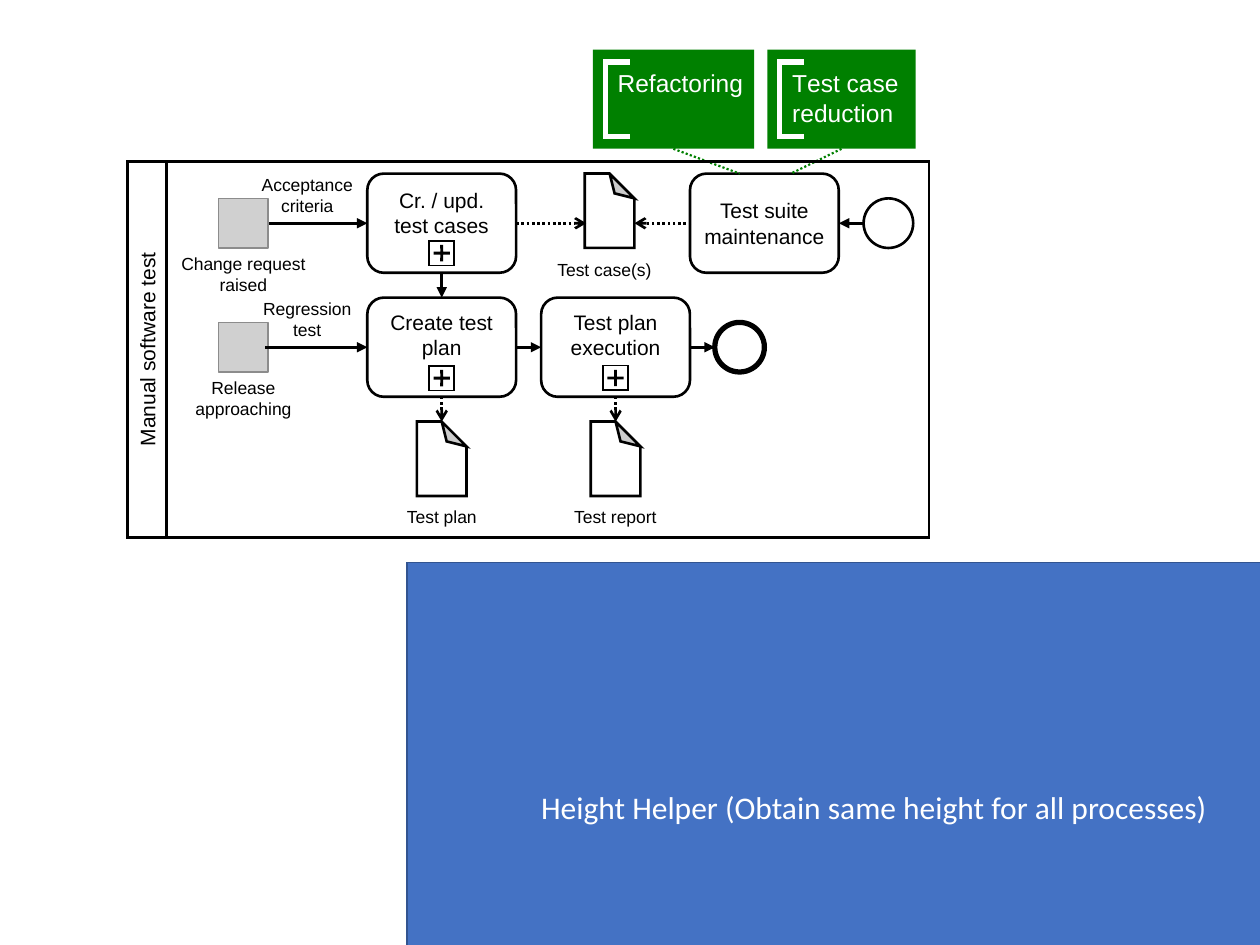
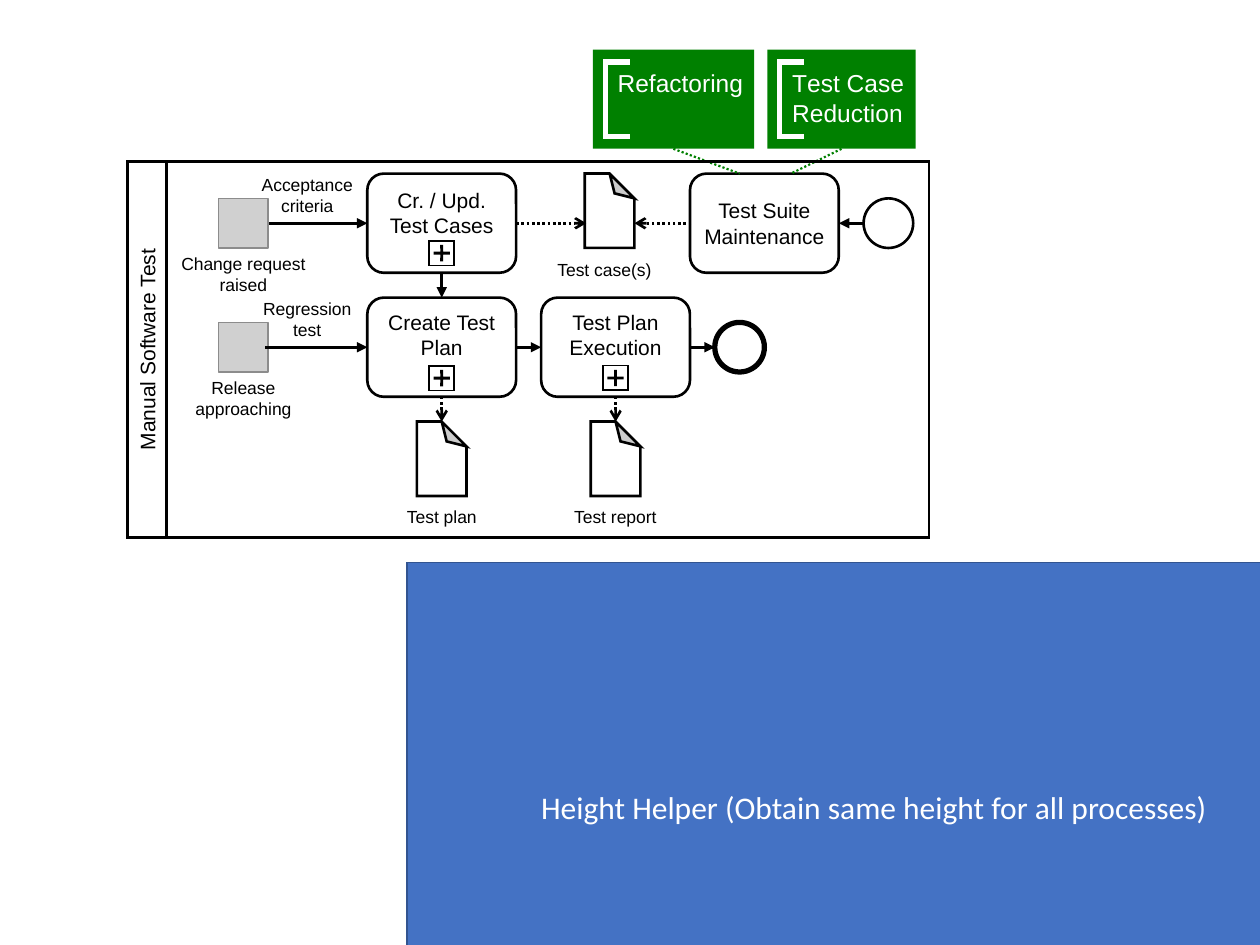
Before and after one commit to manual-testing-study/manual-testing-esec-fse-21, a slide deck: slide 1 of process-model/process-model.pptx. Drawn at 1260x945 pixels with LibreOffice and Linux fonts; fonts in the diff are those of the drawing; grey boxes stand for pictures. Boxes give left, top, right and bottom in pixels: in the first picture for what was removed or moved away, otherwise in the second. Text is boxed around its words. In the diff, an @@ line names an element or a change of style, - is before the commit and + after.

```diff
--- a/process-model/process-model.pptx
+++ b/process-model/process-model.pptx
@@ text in rectangle at box(792, 75, 904, 123): text changed @@
-Test case
-reduction
+Test Case
+Reduction
@@ text in rounded rectangle at box(390, 192, 493, 234): text changed @@
-Cr. / upd. test cases
+Cr. / Upd. Test Cases
@@ text in rounded rectangle at box(704, 202, 824, 245): text changed @@
-Test suite maintenance
+Test Suite Maintenance
@@ text in rectangle at box(136, 252, 159, 448): text changed @@
-Manual software test
+Manual Software Test
@@ text in rounded rectangle at box(388, 315, 495, 356): text changed @@
-Create test plan
+Create Test Plan
@@ text in rounded rectangle at box(569, 314, 661, 356): text changed @@
-Test plan execution
+Test Plan Execution
```
Also in this commit, not shown: 3 other slides changed, 8 other files.
